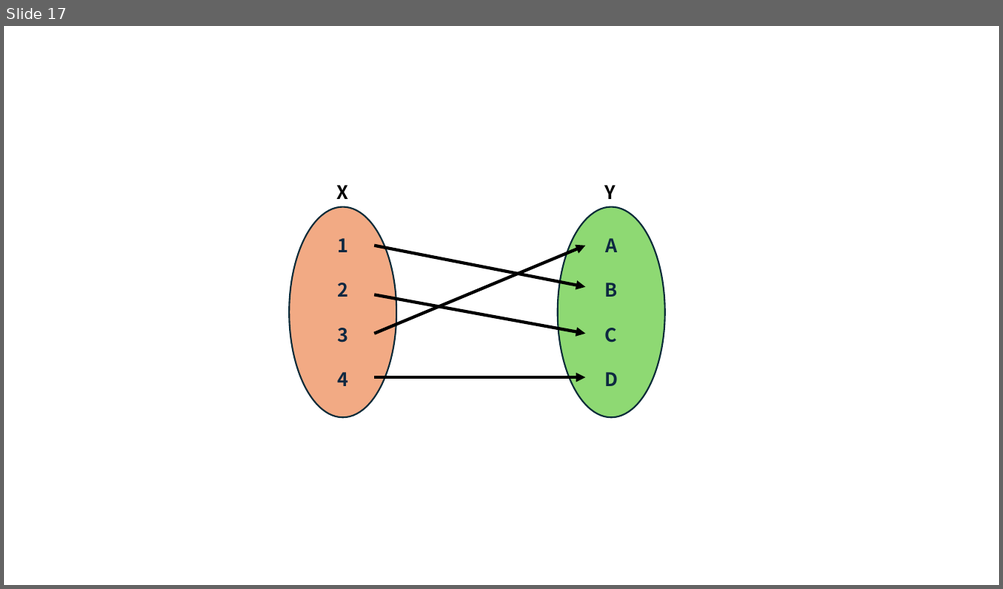
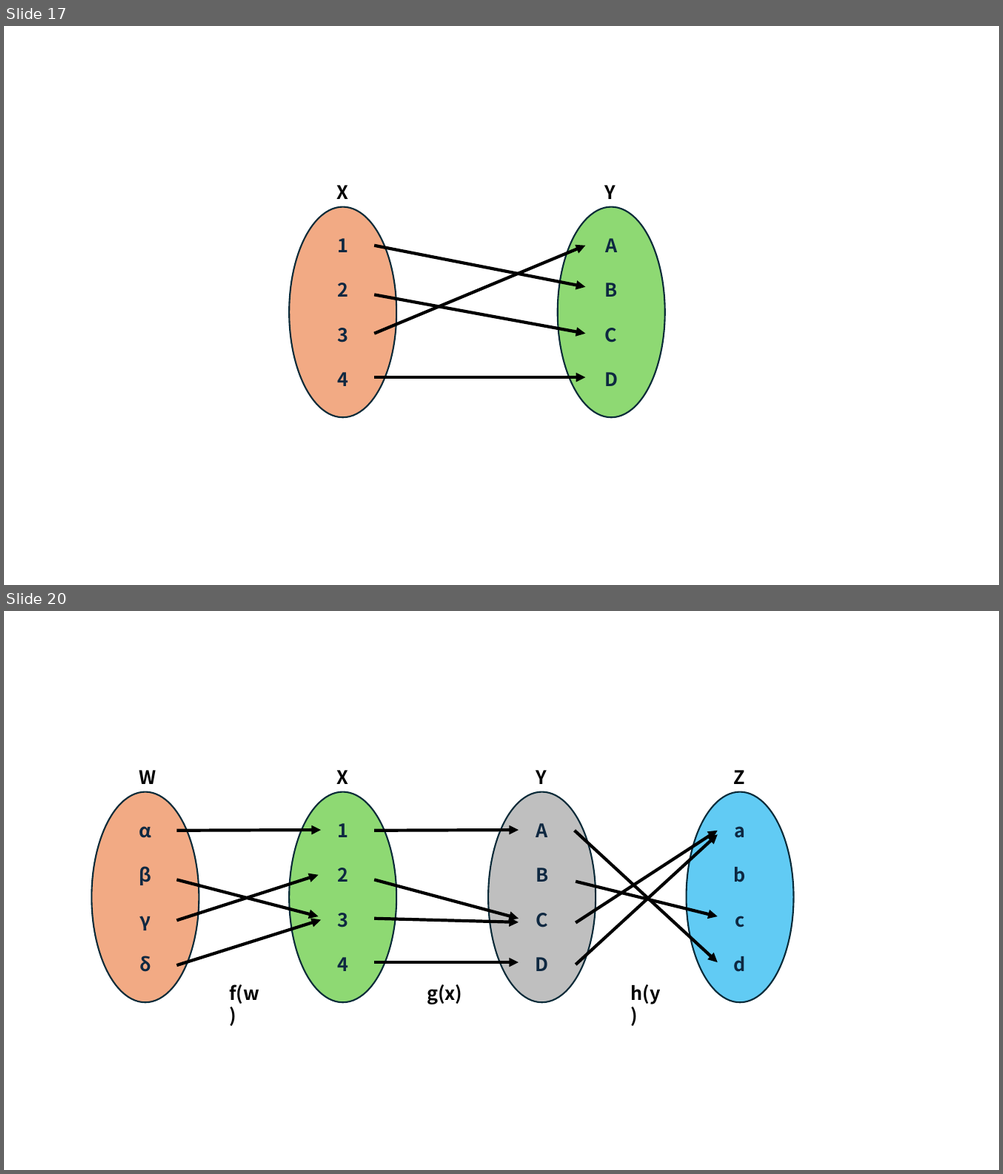
Before and after one commit to corn1200/GameMath-example, a slide deck: img/그림.pptx. Shown one above the other, each under a label of ours: slide 17 before the commit, slides 17 and 20 after it; the slides between them are not shown. The pictures are 1003x589 and 1003x1174 pixels, drawn with LibreOffice and Linux fonts; fonts in the diff are those of the drawing. Boxes give left, top, right and bottom in pixels: in the first picture for what was removed or moved away, otherwise in the second. Text is boxed around its words. In the diff, an @@ line names an element or a change of style, - is before the commit and + after.

```diff
--- a/img/그림.pptx
+++ b/img/그림.pptx
@@ slide 20 added at (4,611,999,1170), background #FFFFFF @@
@@ text added at (139,770,156,784), 18 pt, text #000000, bold @@
+W
@@ text added at (336,770,348,784), 18 pt, text #000000, bold @@
+X
@@ text added at (535,770,546,784), 18 pt, text #000000, bold @@
+Y
@@ text added at (733,770,744,784), 18 pt, text #000000, bold @@
+Z
@@ ellipse added at (91,792,199,1002), fill #F2AA84, outline #092A39 1.5 pt, 18 pt, text #0E2841, bold @@
+α
+β
+γ
+δ
@@ ellipse added at (289,792,396,1002), fill #8ED973, outline #092A39 1.5 pt, 18 pt, text #0E2841, bold @@
+1
+2
+3
+4
@@ ellipse added at (488,792,596,1002), fill #BFBFBF, outline #092A39 1.5 pt, 18 pt, text #0E2841, bold @@
+A
+B
+C
+D
@@ ellipse added at (686,792,794,1002), fill #61CBF4, outline #092A39 1.5 pt, 18 pt, text #0E2841, bold @@
+a
+b
+c
+d
@@ arrow added from (176, 830) to (321, 830), #000000 3 pt @@
@@ arrow added from (374, 830) to (518, 830), #000000 3 pt @@
@@ arrow added from (574, 830) to (717, 963), #000000 3 pt @@
@@ arrow added from (575, 923) to (717, 830), #000000 3 pt @@
@@ arrow added from (575, 965) to (717, 834), #000000 3 pt @@
@@ arrow added from (176, 920) to (318, 875), #000000 3 pt @@
@@ arrow added from (176, 880) to (318, 917), #000000 3 pt @@
@@ arrow added from (374, 880) to (518, 918), #000000 3 pt @@
@@ arrow added from (575, 882) to (717, 917), #000000 3 pt @@
@@ arrow added from (176, 965) to (321, 920), #000000 3 pt @@
@@ arrow added from (374, 918) to (518, 923), #000000 3 pt @@
@@ arrow added from (374, 963) to (518, 963), #000000 3 pt @@
@@ text added at (229,985,259,1004), 18 pt, text #000000, bold @@
+f(w)
@@ text added at (427,985,462,1005), 18 pt, text #000000, bold @@
+g(x)
@@ text added at (631,985,660,1005), 18 pt, text #000000, bold @@
+h(y)
```
Also in this commit, not shown: 4 other slides added, 6 other files.
